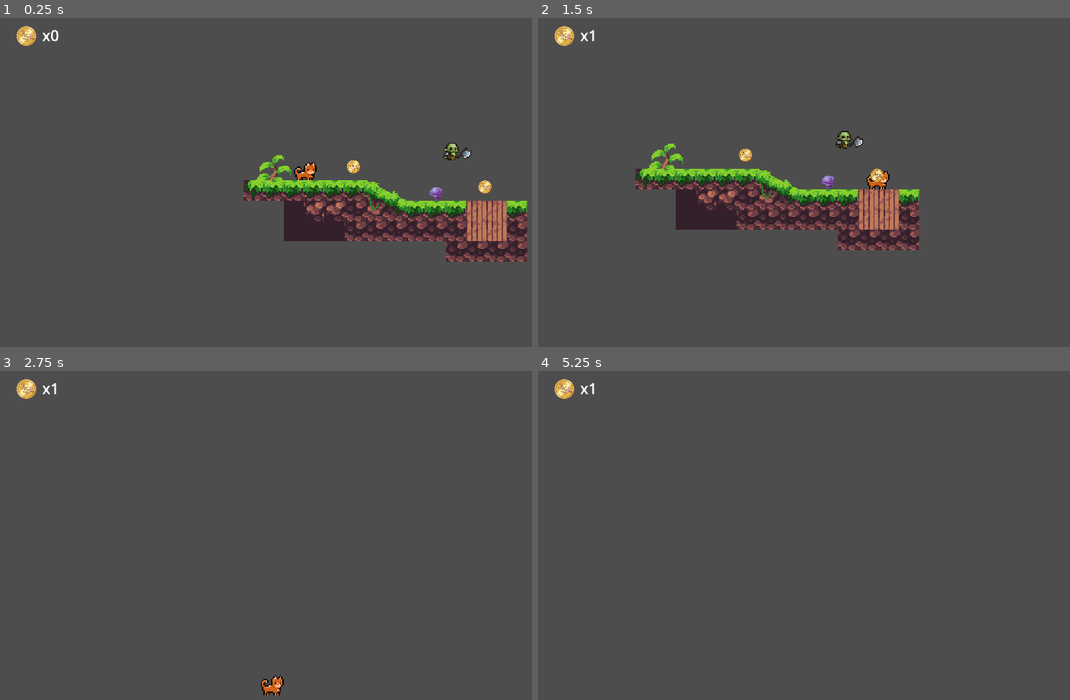
Above: before the commit, frames 1-4 (two rows, left to right).
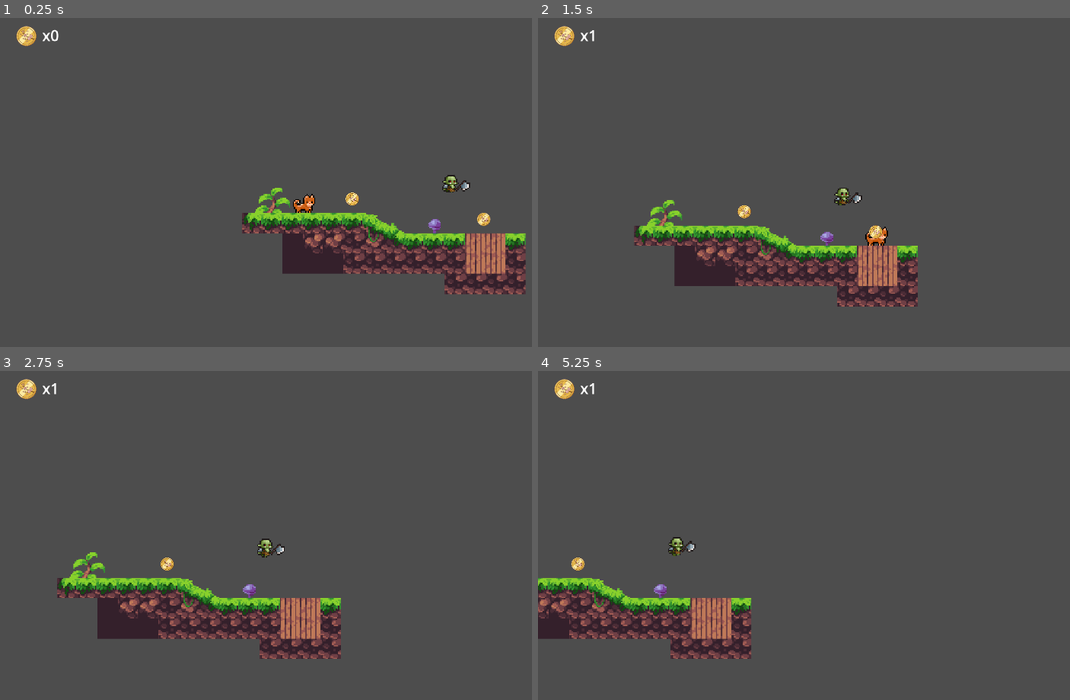
Above: after the commit, the same moments.

Repository: ionutincau/cats
Game: Godot game, scene res://scenes/game.tscn
Two runs of this game, one before a commit and one after it. Both use one fixed random seed, a clock stepped at 60 frames per second and the inputs below.
Inputs:
- Up to frame 1 (0.25 s): no input
- Up to frame 2 (1.5 s): tap Enter (ui_accept) at 0.5, 0.77 s; hold Right (ui_right) from 0.53 s (still down)
- Up to frame 3 (2.75 s): tap Enter (ui_accept) at 1.52 s; release Right (ui_right) at 2.03 s; hold Left (ui_left) from 2.03 s (still down)
- Up to frame 4 (5.25 s): release Left (ui_left) at 2.78 s; hold Right (ui_right) 2.78-4.28 s; tap Enter (ui_accept) at 3.02, 3.77, 4.52 s; hold Left (ui_left) 4.28-5.03 s; hold Right (ui_right) from 5.03 s (still down)

The runs differ from the first frame. In frame 1, 14% of the frame differs, in the area x 45-100%, y 37-85%; in frame 2, 17%, in the area x 18-72%, y 34-88%; in frame 3, 9.0%; in frame 4, 7.0%.

Commit message:
camera limit and revert reposition elements

Diff:
--- a/scenes/game.tscn
+++ b/scenes/game.tscn
@@ -592,7 +592,6 @@
 sources/0 = SubResource("TileSetAtlasSource_lnu2h")
 
 [node name="Game" type="Node2D"]
-position = Vector2(260, 161)
 
 [node name="GameManager" parent="." instance=ExtResource("1_lbhrr")]
 unique_name_in_owner = true
@@ -600,7 +599,10 @@
 [node name="Player" parent="." instance=ExtResource("1_uwrxv")]
 
 [node name="Camera2D" type="Camera2D" parent="Player"]
+position = Vector2(1, 0)
 zoom = Vector2(4, 4)
+limit_bottom = 100
+limit_smoothed = true
 position_smoothing_enabled = true
 
 [node name="TileMapLayer" type="TileMapLayer" parent="."]
@@ -610,13 +612,14 @@
 [node name="coins" type="Node" parent="."]
 
 [node name="coin" parent="coins" instance=ExtResource("3_lnu2h")]
-position = Vector2(402.8, 166)
+position = Vector2(142.8, 5)
 
 [node name="coin2" parent="coins" instance=ExtResource("3_lnu2h")]
-position = Vector2(299, 150)
+position = Vector2(39, -11)
 
 [node name="Ui" parent="." instance=ExtResource("5_iywne")]
 unique_name_in_owner = true
+visible = false
 
 [node name="Node2D" parent="." instance=ExtResource("6_p57ef")]
 position = Vector2(116, -23)
